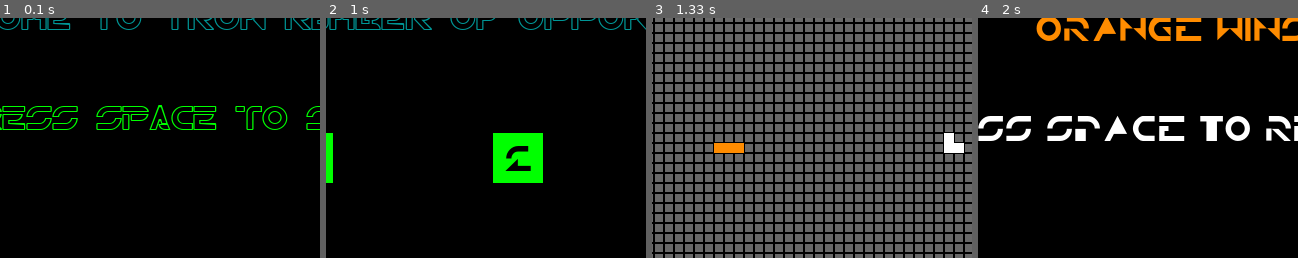
Above: before the commit, frames 1-4 (left to right).
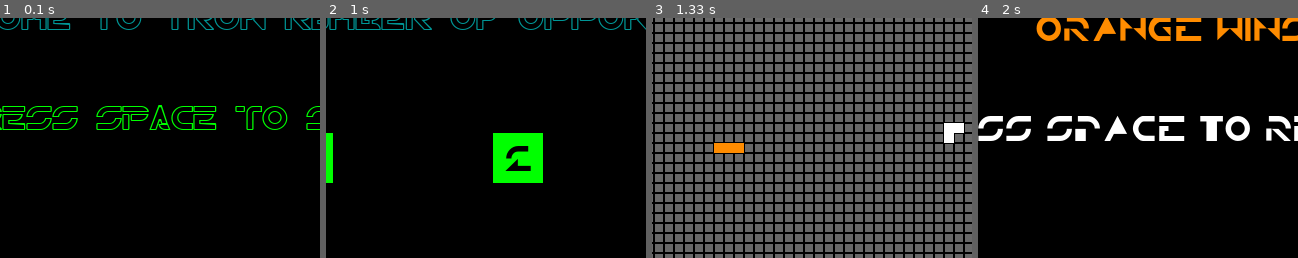
Above: after the commit, the same moments.

Repository: chiunaomi/Revamping-Tron-AI
Game: pygame game, started from mainwbot2.py
The game is run twice, just before and just after one commit, with the same random seed, the same clock (stepped at 60 frames per second) and the same inputs.
Inputs:
- Up to frame 1 (0.1 s): no input
- Up to frame 2 (1 s): tap Space at 0.33 s; click "Single Player" at 0.72 s
- Up to frame 3 (1.33 s): click "1" at 1.05 s
- Up to frame 4 (2 s): tap Space at 1.9 s
The pictures show only the part of the screen within x 20-70%, y 24-74%; the shares and areas given below are measured in that part.

Frames 1-2 are identical in both runs. In frame 3, 0.5% of the frame differs, in the area x 91-98%, y 43-57%; in frame 4, nothing differs.

Commit message:
won't double back on itself now

Diff:
--- a/BasicBotMovementUpdate.py
+++ b/BasicBotMovementUpdate.py
@@ -12,7 +12,7 @@
         #reset it so the model outputs a new list and sends the list each time to the AI
         self.model = model
         self.cell = None
-        self.direction = "r"
+        self.direction1 = "r"
 
     def random_choice_move(self):
     #def update(self):
@@ -28,7 +28,7 @@
         for d in range(4):
 
             direction = directions[d]
-            print ("rand_Dir = " + direction)
+            #print ("rand_Dir = " + direction)
             if direction == "r":
                 self.vx = 10
                 self.vy = 0
@@ -45,18 +45,18 @@
             self.py += self.vy
             #possible_head = ([(self.px, self.py)]) #list
             possible_head = Rect(self.px, self.py, 10, 10) #tuple
-            print(possible_head)
-            print(self.px,self.py)
+            #print(possible_head)
+            #print(self.px,self.py)
             #safe.remove(self.prev_dir)
             if self.has_collided(possible_head): #or, then a function that checks whether the players have crashed
                 #print("hello there")
                 safe.remove(direction)
                 print("unsafe direction = ", direction)
 
-
-            if self.direction_valid(direction)==False:
-                safe.remove(direction)
-                print("backwards dir = ", direction)
+            if direction in safe:
+                if self.direction_valid(direction) == False:
+                    safe.remove(direction)
+                    print("backwards dir = ", direction)
 
         if direction not in safe and safe != []:
             direction = random.choice(safe)
@@ -65,7 +65,9 @@
         choices = len(safe)
         #print ("choices", choices)
         choose = random.randint(0, choices - 1)
+        print (safe)
         self.dir = safe[choose]
+        self.direction1 = self.dir
         print(self.dir)
         #print(choices)
 
@@ -90,11 +92,12 @@
 
     def has_collided(self, head):
         #figure out how to call the player paths from model, and call its own
-        print("here!")
+        #print("here!")
         #segments_to_check = cell_lst
         #head_loc = head
         #tuple(cell_lst)
         head_loc = head.topleft
+        print("head_loc",head_loc)
 
         for cell in self.model.cell_lst:
             if head_loc[0] in cell[0] and head_loc[1] in cell[1]:
@@ -107,15 +110,16 @@
             return True
 
     def direction_valid(self, direction):
-        if (direction == "u" and self.direction == "d"):
-            return False
-        if (direction == "l" and self.direction == "r"):
-            return False
-        if (direction == "d" and self.direction == "u"):
-            return False
-        if (direction == "r" and self.direction == "l"):
-            return False
-        return True
+        if (direction == "u" and self.direction1 == "d"):
+            return False
+        if (direction == "l" and self.direction1 == "r"):
+            return False
+        if (direction == "d" and self.direction1 == "u"):
+            return False
+        if (direction == "r" and self.direction1 == "l"):
+            return False
+        else:
+            return True
 
         """#print ("head_loc = " + str(head_loc))
         #print ("head_loc = " + str(type(head_loc)))
